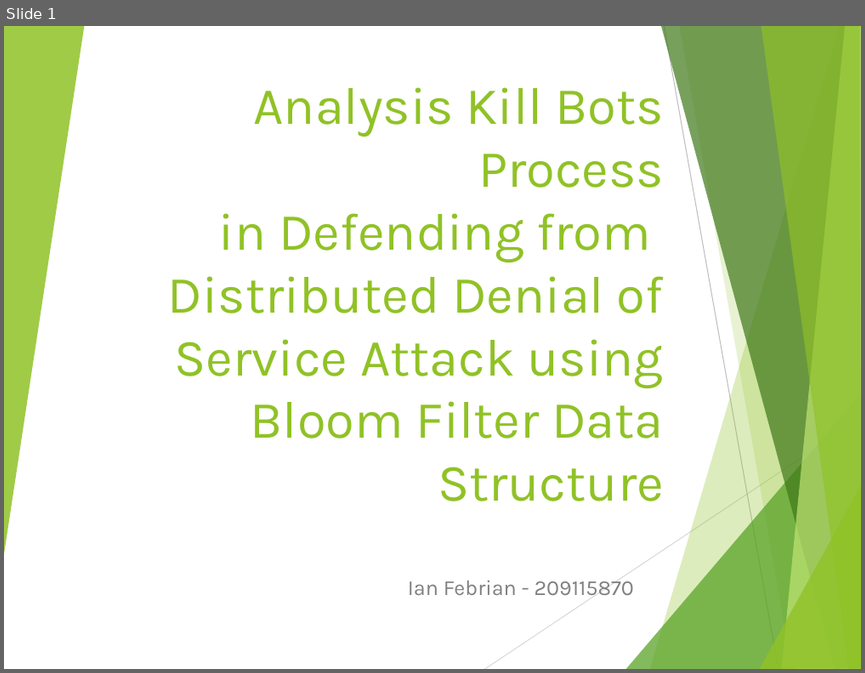
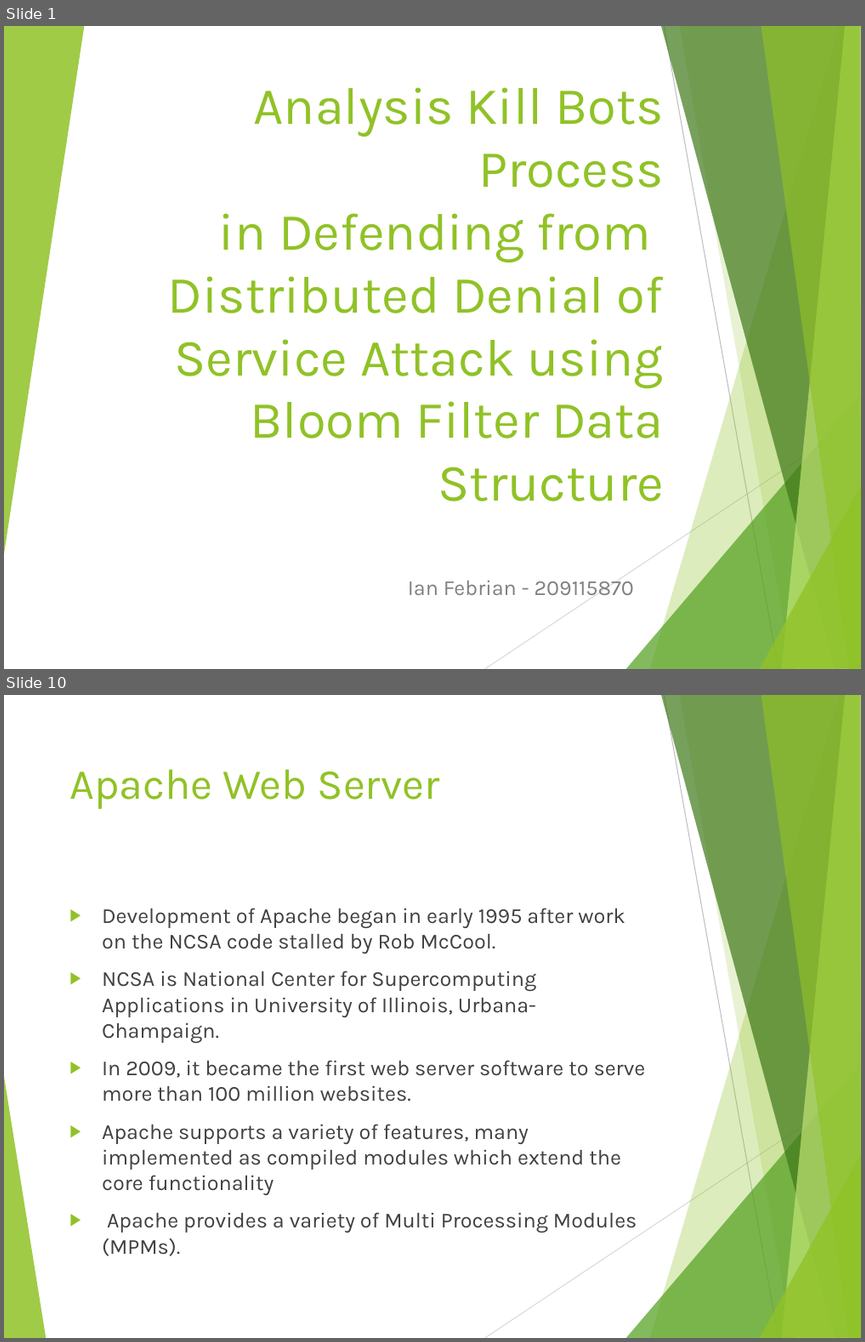
Before and after one commit to iankinch84/TugasAkhirSTTS, a slide deck: _TUGAS AKHIR/BUKU/Current/Presentasi/Presentasi Seminar.pptx. Shown one above the other, each under a label of ours: slide 1 before the commit, slides 1 and 10 after it; the slides between them are not shown. The pictures are 865x673 and 865x1342 pixels, drawn with LibreOffice and Linux fonts; fonts in the diff are those of the drawing. Boxes give left, top, right and bottom in pixels: in the first picture for what was removed or moved away, otherwise in the second. Text is boxed around its words. In the diff, an @@ line names an element or a change of style, - is before the commit and + after.

```diff
--- a/_TUGAS AKHIR/BUKU/Current/Presentasi/Presentasi Seminar.pptx
+++ b/_TUGAS AKHIR/BUKU/Current/Presentasi/Presentasi Seminar.pptx
@@ slide 10 added at bbox=[4, 695, 861, 1338], background #FFFFFF; not listed: 9 template elements that a slide beside it also shows @@
@@ title added at bbox=[69, 769, 440, 809], 36 pt, text #90C226 @@
+Apache Web Server
@@ text added at bbox=[102, 907, 646, 1256], 18 pt, text #404040 @@
+▶ Development of Apache began in early 1995 after work on the NCSA code stalled by Rob McCool.
+▶ NCSA is National Center for Supercomputing Applications in University of Illinois, Urbana-Champaign.
+▶ In 2009, it became the first web server software to serve more than 100 million websites.
+▶ Apache supports a variety of features, many implemented as compiled modules which extend the core functionality
+▶ Apache provides a variety of Multi Processing Modules (MPMs).
@@ freeform shape added at bbox=[4, 1072, 46, 1338], fill #90C226 at 85% opacity @@
```
Also in this commit, not shown: 1 slide changed, 31 other slides added, 1 slide removed, 9 other files.
